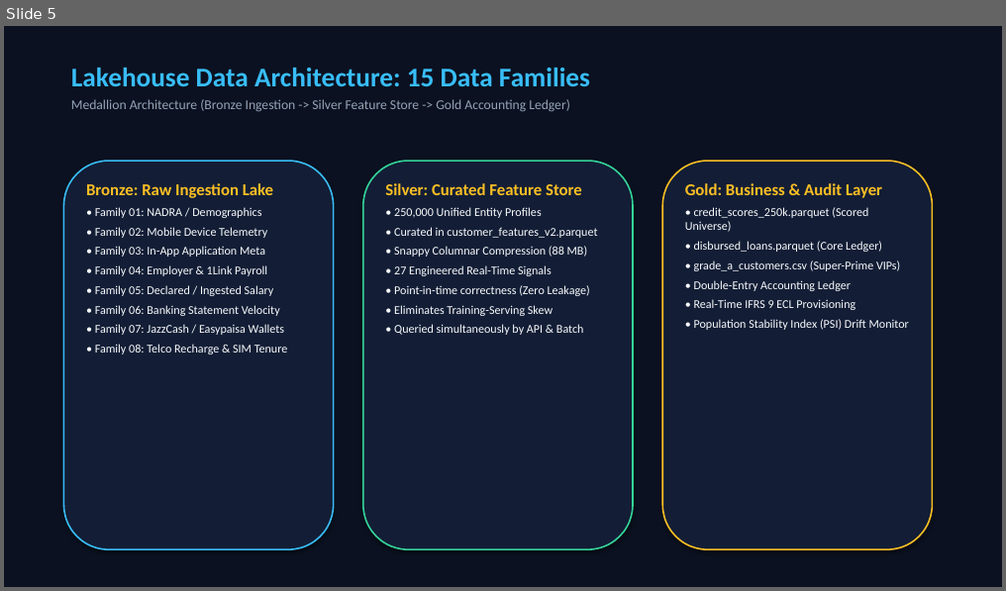
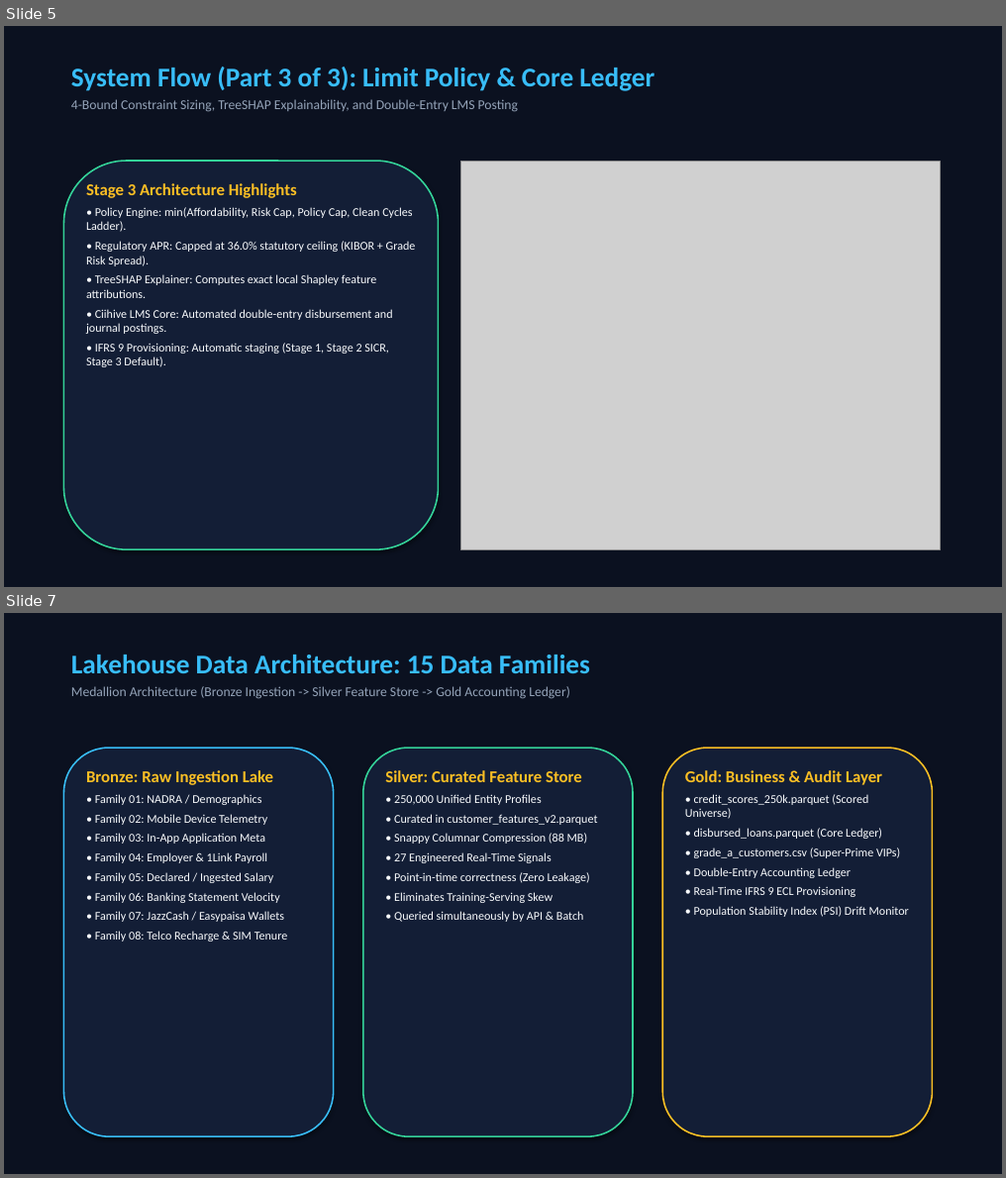
Before and after one commit to khayam1064/AI-CREDIT-SCORING, a slide deck: AI_Credit_Scoring_Conference_Master_Presentation.pptx. Shown one above the other, each under a label of ours: slide 5 before the commit, slides 5 and 7 after it; the slides between them are not shown. The pictures are 1006x591 and 1006x1178 pixels, drawn with LibreOffice and Linux fonts; fonts in the diff are those of the drawing; grey boxes stand for pictures. Boxes give left, top, right and bottom in pixels: in the first picture for what was removed or moved away, otherwise in the second. Text is boxed around its words. In the diff, an @@ line names an element or a change of style, - is before the commit and + after.

Commit message:
Divide flow diagram into 3 high-resolution slides with dedicated architecture callouts

```diff
--- a/AI_Credit_Scoring_Conference_Master_Presentation.pptx
+++ b/AI_Credit_Scoring_Conference_Master_Presentation.pptx
@@ slide 5 added at [4,26,1002,587], background #FFFFFF @@
@@ rectangle added at [4,26,1002,587], fill #0B1120 @@
@@ text added at [71,67,654,112], 13 pt, text #94A3B8 @@
+System Flow (Part 3 of 3): Limit Policy & Core Ledger
+4-Bound Constraint Sizing, TreeSHAP Explainability, and Double-Entry LMS Posting
@@ rounded rectangle added at [63,161,439,550], fill #131E36, outline #34D399 1.5 pt @@
@@ picture added at [460,161,940,550] @@
@@ text added at [86,183,416,368], 11.5 pt, text #F8FAFC @@
+Stage 3 Architecture Highlights
+• Policy Engine: min(Affordability, Risk Cap, Policy Cap, Clean Cycles Ladder).
+• Regulatory APR: Capped at 36.0% statutory ceiling (KIBOR + Grade Risk Spread).
+• TreeSHAP Explainer: Computes exact local Shapley feature attributions.
+• Ciihive LMS Core: Automated double-entry disbursement and journal postings.
+• IFRS 9 Provisioning: Automatic staging (Stage 1, Stage 2 SICR, Stage 3 Default).
@@ what was slide 5 is now slide 7 @@
```
Also in this commit, not shown: 1 slide changed, 2 other slides added, 1 slide removed, 3 other files.
